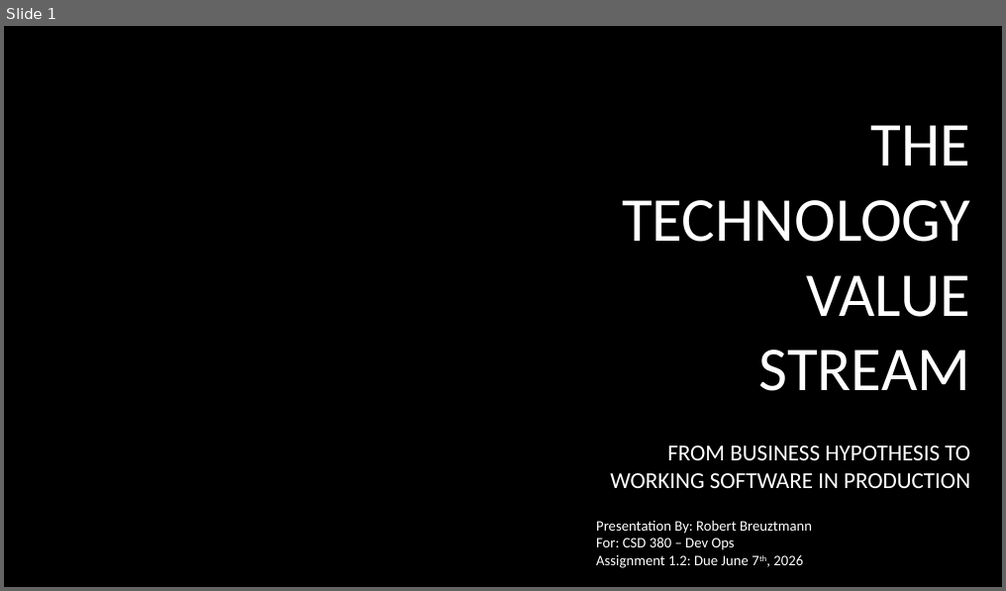
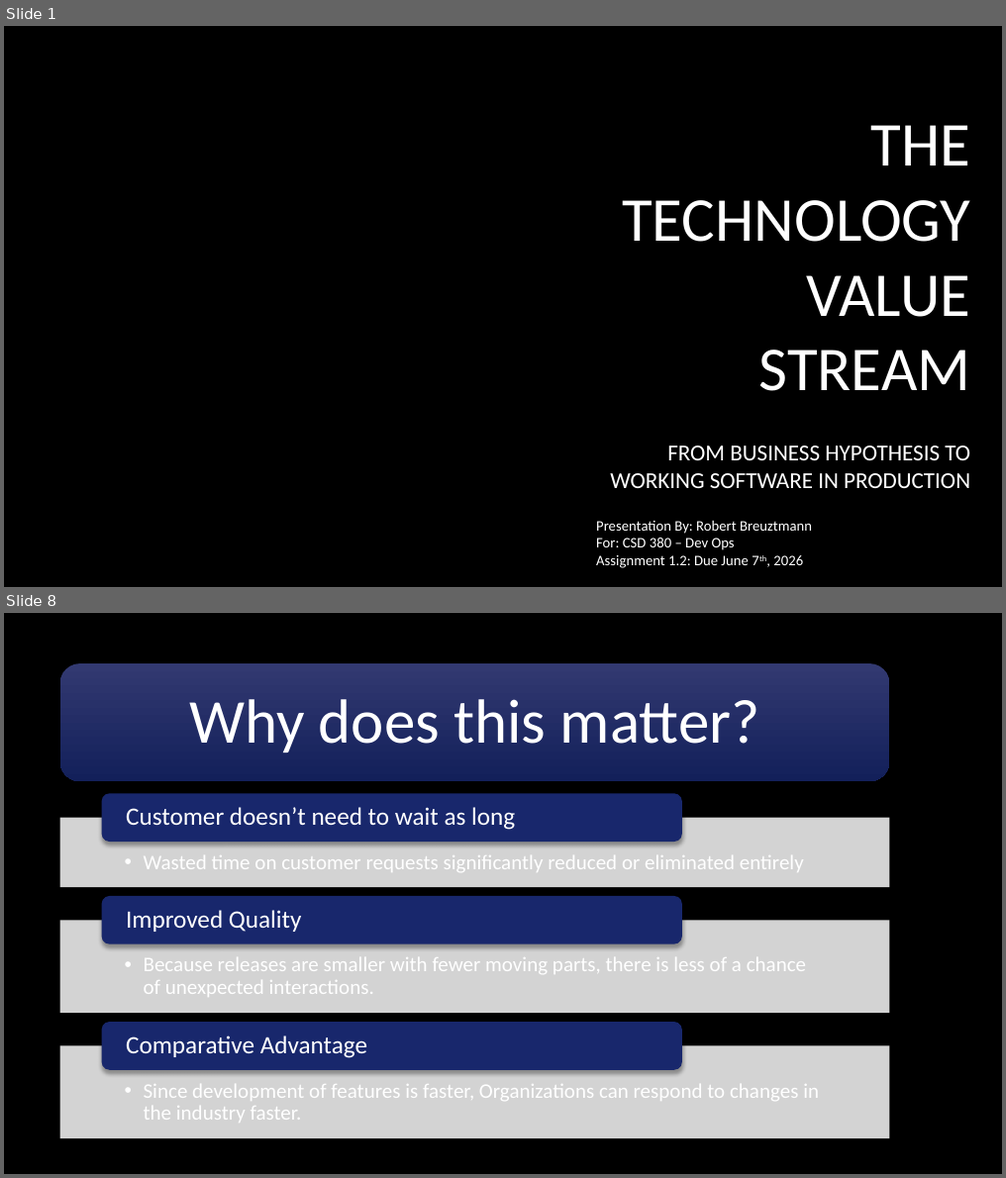
Before and after one commit to BobbyJoeCool/CSD-380, a slide deck: Module-1/Assignment 1.2.pptx. Shown one above the other, each under a label of ours: slide 1 before the commit, slides 1 and 8 after it; the slides between them are not shown. The pictures are 1006x591 and 1006x1178 pixels, drawn with LibreOffice and Linux fonts; fonts in the diff are those of the drawing; background and template pictures are left out. Boxes give left, top, right and bottom in pixels: in the first picture for what was removed or moved away, otherwise in the second. Text is boxed around its words. In the diff, an @@ line names an element or a change of style, - is before the commit and + after.

```diff
--- a/Module-1/Assignment 1.2.pptx
+++ b/Module-1/Assignment 1.2.pptx
@@ slide 8 added at (4,613,1002,1174), background picture (left out) @@
@@ rounded rectangle added at (60,663,890,781), fill gradient #333A72 to #14205A @@
@@ text added at (189,699,760,753), 60 pt, text #FFFFFF @@
+Why does this matter?
@@ group added at (60,793,890,1140): 6 texts, 3 rectangles, 3 rounded rectangles @@
+  • Wasted time on customer requests significantly reduced or eliminated entirely
+Customer doesn’t need to wait as long
+  • Because releases are smaller with fewer moving parts, there is less of a chance of unexpected interactions.
+Improved Quality
+  • Since development of features is faster, Organizations can respond to changes in the industry faster.
+Comparative Advantage
```
Also in this commit, not shown: 4 slides changed, 4 other slides added.
